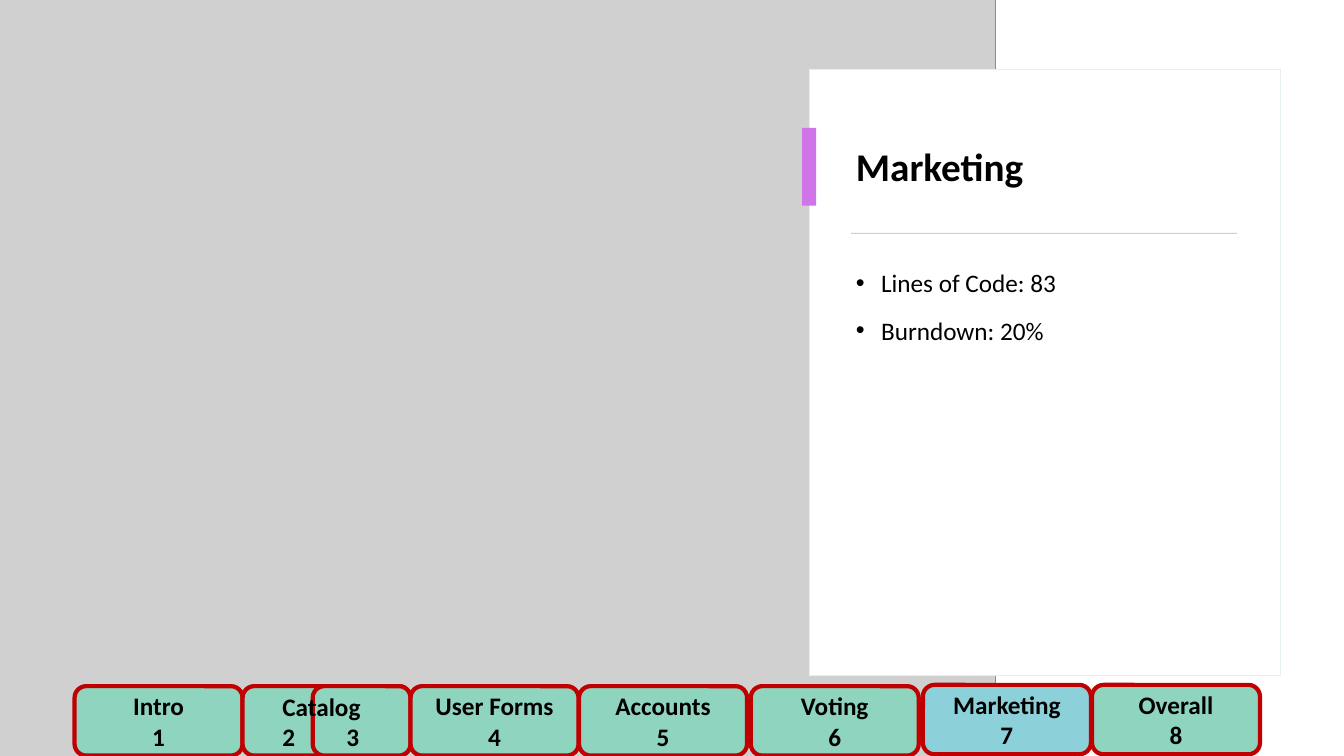
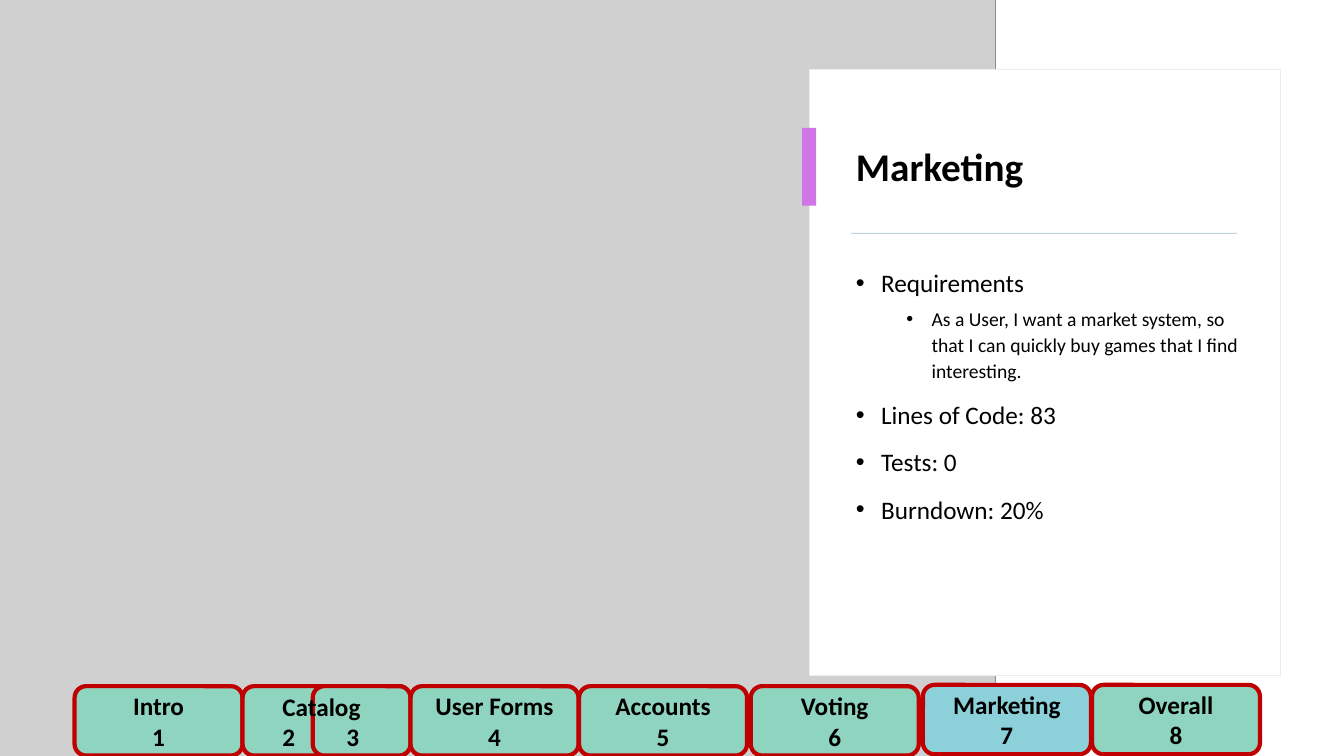
Before and after one commit to FlamingPyro/CSC440-Wiki-Gaming, a slide deck: slide 7 of Presentations/Wiki Gaming week 2.pptx. Drawn at 1344x756 pixels with LibreOffice and Linux fonts; fonts in the diff are those of the drawing; grey boxes stand for pictures; background and template pictures are left out. Boxes give left, top, right and bottom in pixels: in the first picture for what was removed or moved away, otherwise in the second. Text is boxed around its words. In the diff, an @@ line names an element or a change of style, - is before the commit and + after.

```diff
--- a/Presentations/Wiki Gaming week 2.pptx
+++ b/Presentations/Wiki Gaming week 2.pptx
@@ text at (881, 274, 1238, 382): paragraphs added @@
+• Requirements
+  • As a User, I want a market system, so that I can quickly buy games that I find interesting.
@@ text at (881, 454, 957, 472): paragraph added @@
+• Tests: 0
```
Also in this commit, not shown: 6 other slides changed.
